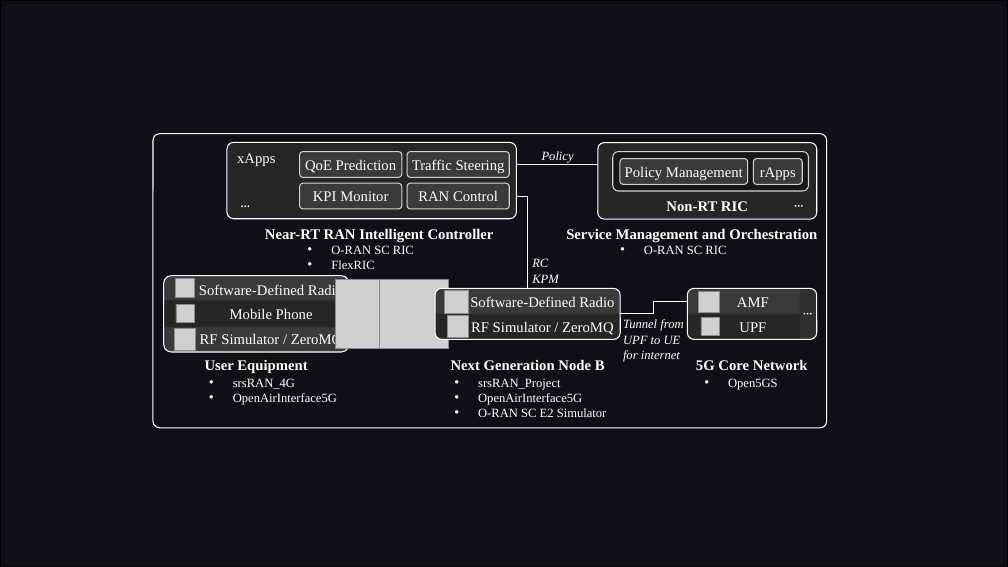
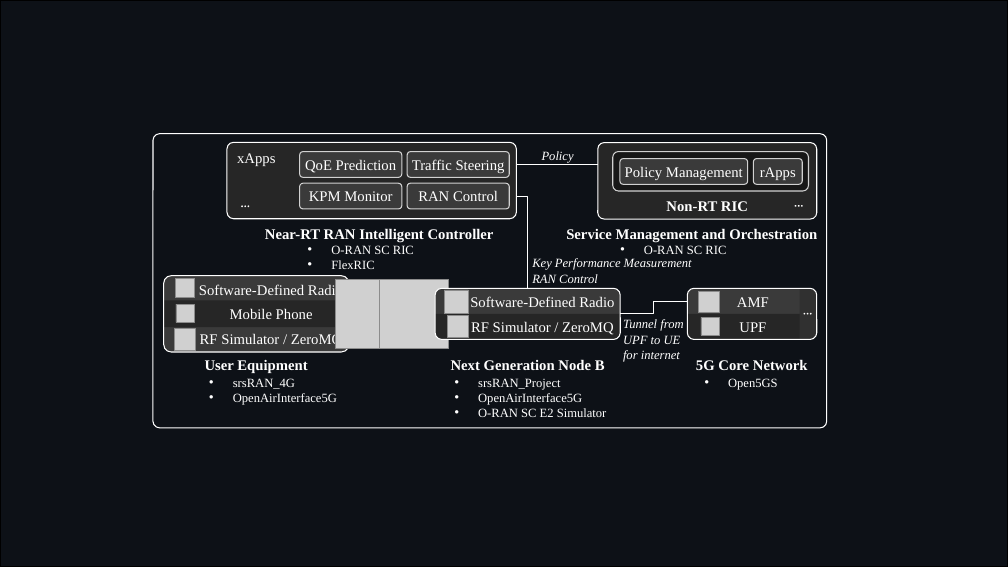
Before and after one commit to usnistgov/O-RAN-Testbed-Automation, a slide deck: slide 2 of RAN_Intelligent_Controllers/research/Diagrams.pptx. Drawn at 1008x567 pixels with LibreOffice and Linux fonts; fonts in the diff are those of the drawing; grey boxes stand for pictures. Boxes give left, top, right and bottom in pixels: in the first picture for what was removed or moved away, otherwise in the second. Text is boxed around its words. In the diff, an @@ line names an element or a change of style, - is before the commit and + after.

```diff
--- a/RAN_Intelligent_Controllers/research/Diagrams.pptx
+++ b/RAN_Intelligent_Controllers/research/Diagrams.pptx
@@ text at box(309, 191, 392, 201): text changed @@
-KPI Monitor
+KPM Monitor
@@ text at box(532, 258, 692, 283): text changed @@
-RC
-KPM
+Key Performance Measurement
+RAN Control
```
Also in this commit, not shown: 4 other slides changed, 50 other files.
